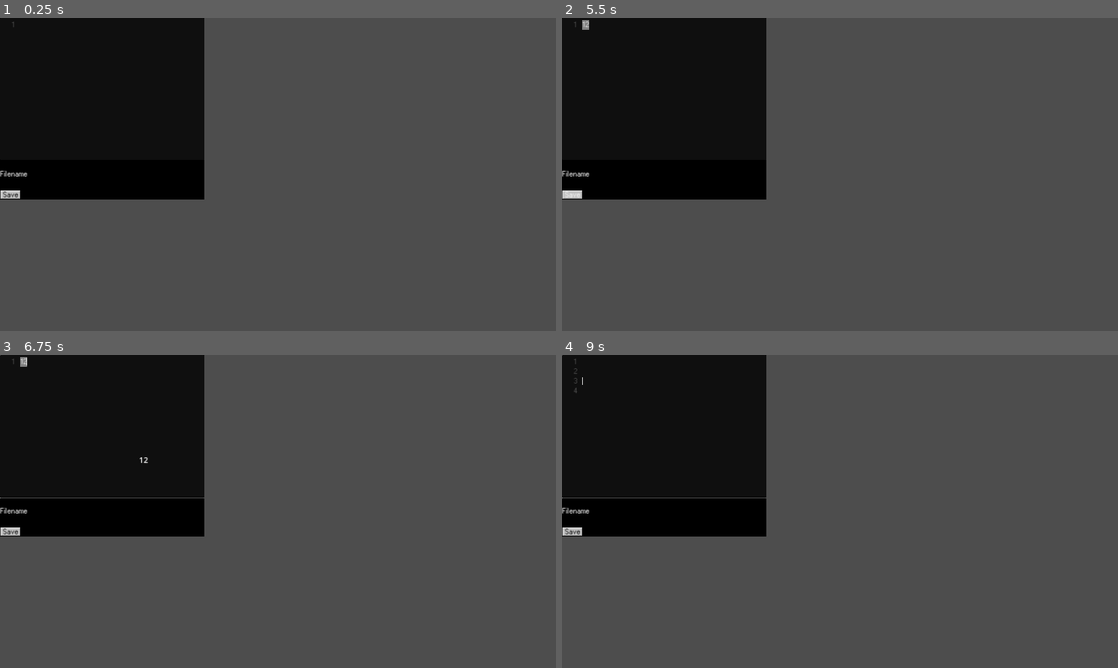
Above: before the commit, frames 1-4 (two rows, left to right).
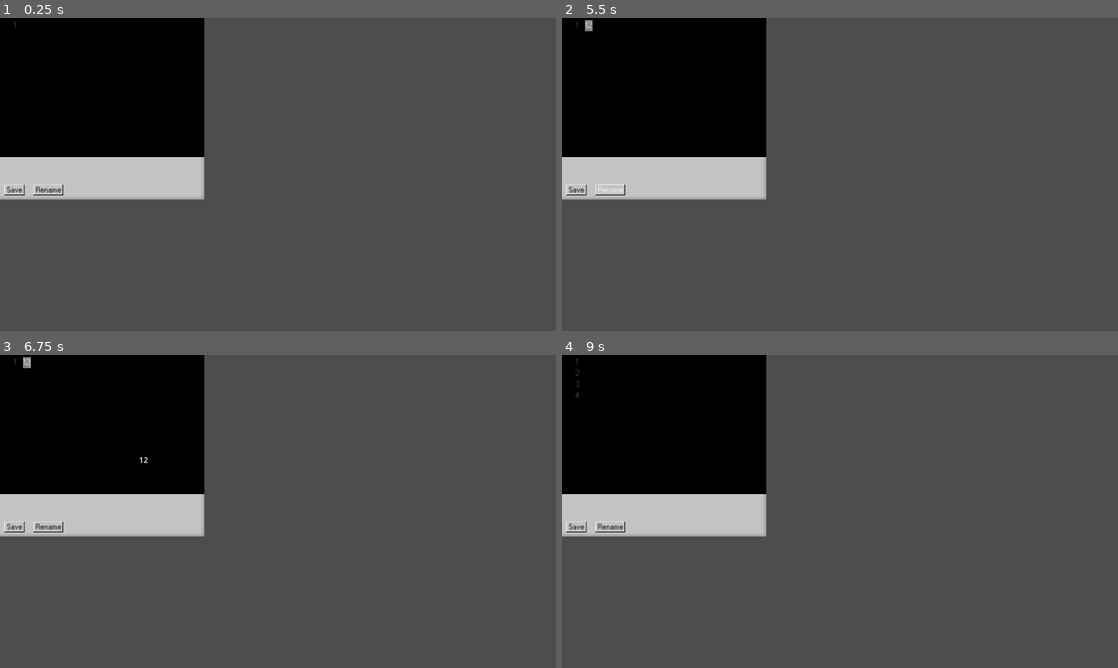
Above: after the commit, the same moments.

Repository: Popcornmotte/hackandslash
Game: Godot game, scene res://Assets/ObjectScenes/editor.tscn
Two runs of this game, one before a commit and one after it. Both use one fixed random seed, a clock stepped at 60 frames per second and the inputs below. This scene is started directly instead of the project's main scene.
Inputs (mouse positions are in pixels of both pictures, inside the frame that each line leads up to):
- Up to frame 1 (0.25 s): no input
- Up to frame 2 (5.5 s): click (662, 89) at 0.52 s; type "12" at 0.6 s; click "Save" at 1.25 s; click (612, 190) at 2 s, where only the run after the commit has a clickable "Rename"; move the mouse to (962, 158) at 2.77 s; hold Right (ui_right) 2.78-3.5 s; click (962, 158) at 2.85 s; drag from (728, 190) to (812, 237) at 3.52 s; move the mouse to (895, 105) at 4.27 s; hold Right (ui_right) 4.28-5 s; click (895, 105) at 4.35 s; drag from (812, 237) to (673, 127) at 5.02 s
- Up to frame 3 (6.75 s): move the mouse to (444, 558) at 5.77 s; hold Left (ui_left) 5.78-6.5 s; click (444, 558) at 5.85 s; drag from (111, 464) to (194, 433) at 6.52 s
- Up to frame 4 (9 s): tap Enter (ui_accept) at 7.25, 8, 8.75 s; move the mouse to (867, 511) at 7.27 s; hold Down (ui_down) 7.28-8 s; click (867, 511) at 7.35 s; drag from (756, 433) to (728, 527) at 8.02 s; move the mouse to (962, 495) at 8.77 s; hold Up (ui_up) from 8.78 s (still down); click (962, 495) at 8.85 s

The runs differ from the first frame. In frame 1, 4.9% of the frame differs, in the area x 0-37%, y 1-58%; in frame 2, 5.0%; in frame 3, 5.0%, in the area x 0-37%, y 0-58%; in frame 4, 5.0%.
Error before the commit: Invalid access to property or key 'content' on a base object of type 'Nil'. (res://Scripts/editor.gd:9)
Error after the commit: Trying to assign an array of type "Array" to a variable of type "Array[Userfile]". (res://Scripts/global.gd:55)

Commit message:
smal changes

Diff:
--- a/Assets/ObjectScenes/Icon.tscn
+++ b/Assets/ObjectScenes/Icon.tscn
@@ -111,10 +111,12 @@
 offset_left = -32.0
 offset_top = 16.0
 offset_right = 32.0
-offset_bottom = 40.0
+offset_bottom = 44.0
 theme_override_fonts/font = ExtResource("4")
 text = "Label"
 horizontal_alignment = 1
+autowrap_mode = 1
+clip_text = true
 
 [connection signal="pressed" from="Button" to="." method="_on_Button_pressed"]
 [connection signal="timeout" from="doubleclickTimer" to="." method="_on_doubleclickTimer_timeout"]
--- a/Assets/ObjectScenes/editor.tscn
+++ b/Assets/ObjectScenes/editor.tscn
@@ -1,7 +1,7 @@
 [gd_scene load_steps=7 format=3 uid="uid://cj4r66lunaphl"]
 
 [ext_resource type="Script" path="res://Scripts/editor.gd" id="1_b8vl0"]
-[ext_resource type="Texture2D" uid="uid://cn8u1m8wa6ssp" path="res://Assets/Sprites/black.png" id="2_84ck6"]
+[ext_resource type="Texture2D" uid="uid://dq03xakwirr5d" path="res://Assets/Sprites/Windows/buttonBig.png" id="2_bqgdt"]
 [ext_resource type="FontFile" path="res://Assets/Fonts/standartx16.tres" id="3_2bqgu"]
 [ext_resource type="StyleBox" uid="uid://c7goxkkmtdbmt" path="res://Styles/ButtonNormal.tres" id="3_dse5b"]
 [ext_resource type="StyleBox" uid="uid://dbrqkp0ditsj" path="res://Styles/ButtonPressed.tres" id="4_lu7h0"]
@@ -26,7 +26,10 @@
 anchors_preset = 15
 anchor_right = 1.0
 anchor_bottom = 1.0
-texture = ExtResource("2_84ck6")
+grow_horizontal = 2
+grow_vertical = 2
+texture = ExtResource("2_bqgdt")
+region_rect = Rect2(2, 2, 28, 28)
 patch_margin_left = 1
 patch_margin_top = 1
 patch_margin_right = 1
@@ -36,13 +39,17 @@
 layout_mode = 1
 anchors_preset = 10
 anchor_right = 1.0
-offset_bottom = 296.0
+offset_bottom = 288.0
+grow_horizontal = 2
+theme_override_colors/background_color = Color(0, 0, 0, 1)
 theme_override_fonts/font = ExtResource("3_2bqgu")
+theme_override_font_sizes/font_size = 18
 line_folding = true
 gutters_draw_breakpoints_gutter = true
 gutters_draw_line_numbers = true
 
 [node name="Label" type="Label" parent="NinePatchRect"]
+visible = false
 layout_mode = 0
 offset_top = 315.0
 offset_right = 40.0
@@ -50,18 +57,26 @@
 theme_override_fonts/font = ExtResource("3_2bqgu")
 text = "Filename"
 
-[node name="HBoxContainer" type="HBoxContainer" parent="NinePatchRect"]
+[node name="MarginContainer" type="MarginContainer" parent="NinePatchRect"]
 layout_mode = 1
 anchors_preset = 12
 anchor_top = 1.0
 anchor_right = 1.0
 anchor_bottom = 1.0
+offset_top = -40.0
 grow_horizontal = 2
 grow_vertical = 0
+theme_override_constants/margin_left = 8
+theme_override_constants/margin_top = 8
+theme_override_constants/margin_right = 8
+theme_override_constants/margin_bottom = 8
+
+[node name="HBox" type="HBoxContainer" parent="NinePatchRect/MarginContainer"]
+layout_mode = 2
 theme = SubResource("Theme_o6i4n")
 theme_override_constants/separation = 16
 
-[node name="SaveButton" type="Button" parent="NinePatchRect/HBoxContainer"]
+[node name="SaveButton" type="Button" parent="NinePatchRect/MarginContainer/HBox"]
 layout_mode = 2
 focus_mode = 1
 theme_override_colors/font_color = Color(0, 0, 0, 1)
@@ -72,4 +87,15 @@
 theme_override_styles/focus = ExtResource("3_dse5b")
 text = "Save"
 
-[connection signal="pressed" from="NinePatchRect/HBoxContainer/SaveButton" to="." method="_on_save_button_pressed"]
+[node name="RenameButton" type="Button" parent="NinePatchRect/MarginContainer/HBox"]
+layout_mode = 2
+focus_mode = 1
+theme_override_colors/font_color = Color(0, 0, 0, 1)
+theme_override_fonts/font = ExtResource("3_2bqgu")
+theme_override_styles/normal = ExtResource("3_dse5b")
+theme_override_styles/hover = ExtResource("3_dse5b")
+theme_override_styles/pressed = ExtResource("4_lu7h0")
+theme_override_styles/focus = ExtResource("3_dse5b")
+text = "Rename"
+
+[connection signal="pressed" from="NinePatchRect/MarginContainer/HBox/SaveButton" to="." method="_on_save_button_pressed"]
--- a/Scripts/editor.gd
+++ b/Scripts/editor.gd
@@ -14,4 +14,5 @@
 
 func _on_save_button_pressed():
 	file.content = code.text
+	global.saveGame()
 	pass # Replace with function body.
--- a/Scripts/global.gd
+++ b/Scripts/global.gd
@@ -17,6 +17,9 @@
 var active_console
 
 var userfiles : Array[Userfile]
+
+func _ready():
+	loadGame()
 
 func makeSaveDict():
 	var saveDict = {
Not shown, added: projectHackSlash.save
